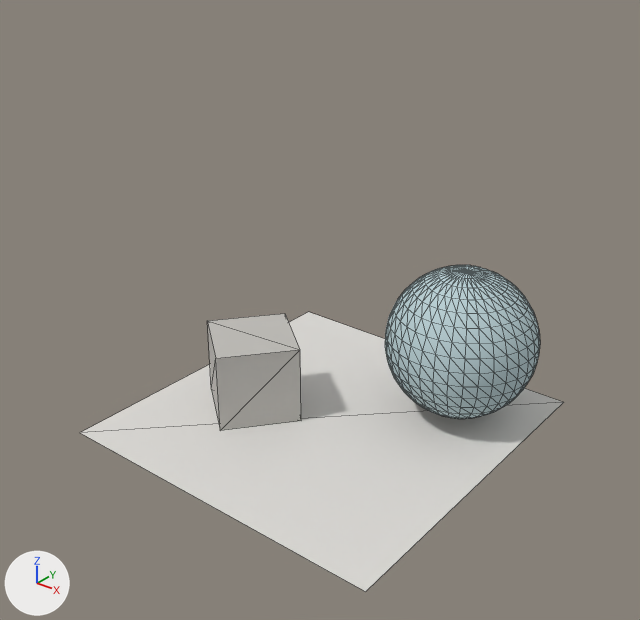
The OBJ model example-scenes/models/CornellBox/CornellBox-Glossy.obj as it was, and as the next commit left it.
Before and after are seen from a 50 mm camera at (2.71, -3.46, 2.83) aimed at (0.03, -0.1, 0.75). The lights are fixed; the arrows at lower left show +X, +Y and +Z. Mesh edges are drawn as thin lines. Where no turn or scale is listed for an object, it has been applied to the vertices.

In view in the first picture: 'CornellBox-Glossy'.
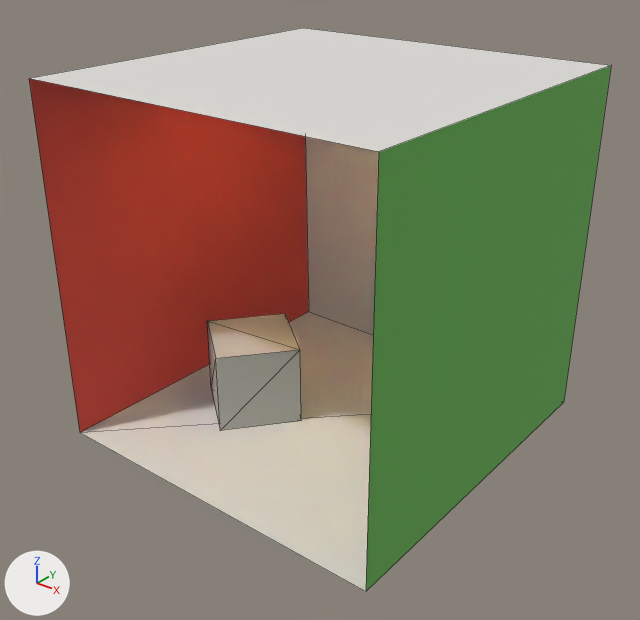
The edits, one by one:
Material 'rightWall' (mat_rightwall) is new.
Its base color is (0.14, 0.45, 0.091) (green #69b355).
Its roughness is 0.9.
Material 'light' (mat_light) is new.
Its base color is (0.78, 0.78, 0.78) (white #e5e5e5).
Its roughness is 0.9.
Its emission color is (1.0, 0.706, 0.235) (yellow #ffdb85).
Its emission strength is 17.0.
Material 'leftWall' (mat_leftwall) is new.
Its base color is (0.63, 0.065, 0.05) (red #d0483f).
Its roughness is 0.9.
Material 'backWall' (mat_backwall) is new.
Its base color is (0.725, 0.71, 0.68) (light grey #dddbd7).
Its roughness is 0.9.
Material 'ceiling' (mat_ceiling) is new.
Its base color is (0.725, 0.71, 0.68) (light grey #dddbd7).
Its roughness is 0.9.
me_cornellbox_glossy has 558 vertices, 1102 faces and spans x -1.01..1.0, y -0.99..1.04, z 0.0..0.89.
me_cornellbox_glossy is used by ob_cornellbox_glossy; location (0.0, 0.0, 0.0).
Verts and faces of me_cornellbox_glossy; kept vertices keep their numbers, new ones are numbered from 558.
Before the commit, vertices of me_cornellbox_glossy: 554 (1.0, 1.04, 0.0) at pixel (563, 402), 555 (-0.99, 1.04, 0.0) at pixel (308, 311), 556 (-1.01, -0.99, 0.0) at pixel (79, 432), 557 (1.0, -0.99, 0.0) at pixel (365, 591).
Part 1, on me_cornellbox_glossy:
New vertex 558 is at (-1.02, -0.99, 1.99), pixel (28, 78).
New vertex 559 is at (-1.02, 1.04, 1.99), pixel (303, 27).
New vertex 560 is at (1.0, 1.04, 1.99), pixel (611, 65).
New vertex 561 is at (1.0, -0.99, 1.99), pixel (378, 151).
New vertex 562 is at (-0.24, -0.16, 1.98).
New vertex 563 is at (-0.24, 0.22, 1.98).
New vertex 564 is at (0.23, 0.22, 1.98).
New vertex 565 is at (0.23, -0.16, 1.98).
New faces: (558, 559, 560, 561) (mat_ceiling (light grey #dddbd7)).
New faces: (554, 560, 559, 555) (mat_backwall (light grey #dddbd7)).
New faces: (554, 557, 561, 560) (mat_rightwall (green #69b355)).
New faces: (555, 559, 558, 556) (mat_leftwall (red #d0483f)).
New faces: (562, 563, 564, 565) (mat_light (white #e5e5e5)).
me_cornellbox_glossy now uses material mat_ceiling (light grey #dddbd7).
me_cornellbox_glossy now uses material mat_backwall (light grey #dddbd7).
me_cornellbox_glossy now uses material mat_rightwall (green #69b355).
me_cornellbox_glossy now uses material mat_leftwall (red #d0483f).
me_cornellbox_glossy now uses material mat_light (white #e5e5e5).

Changed parts and their boxes (x1, y1, x2, y2) in the pictures (640 x 620 px):
'CornellBox-Glossy', reshaped (20% wider, 72% taller): before (80, 265, 564, 592); after (29, 28, 611, 592)
part 1 of me_cornellbox_glossy, added: after (29, 28, 611, 591)
